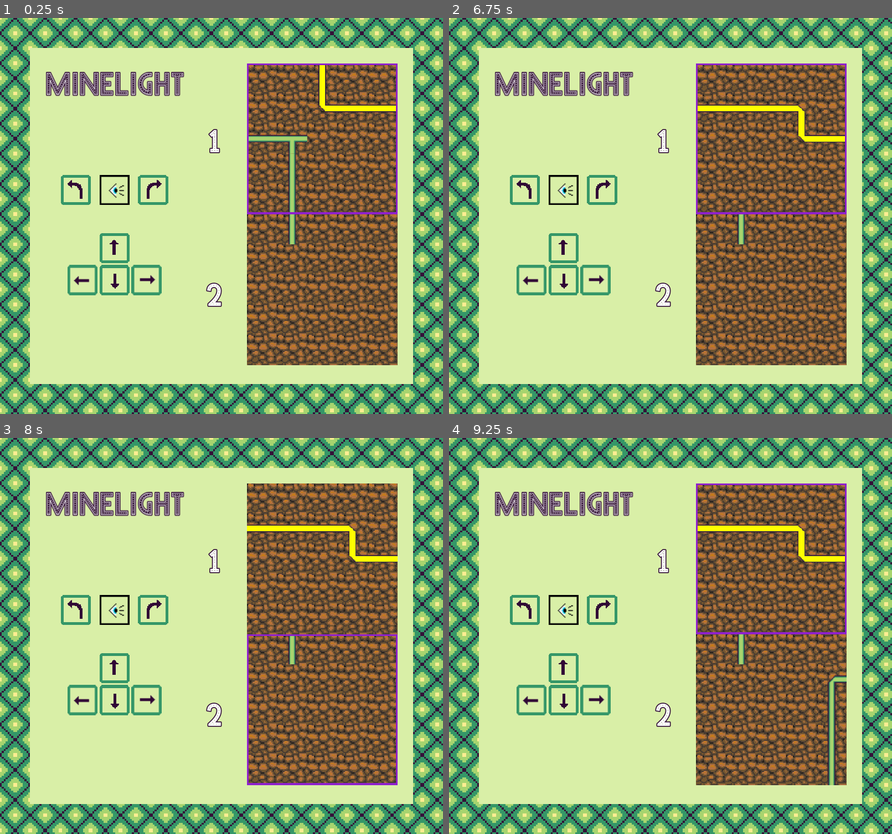
Above: before the commit, frames 1-4 (two rows, left to right).
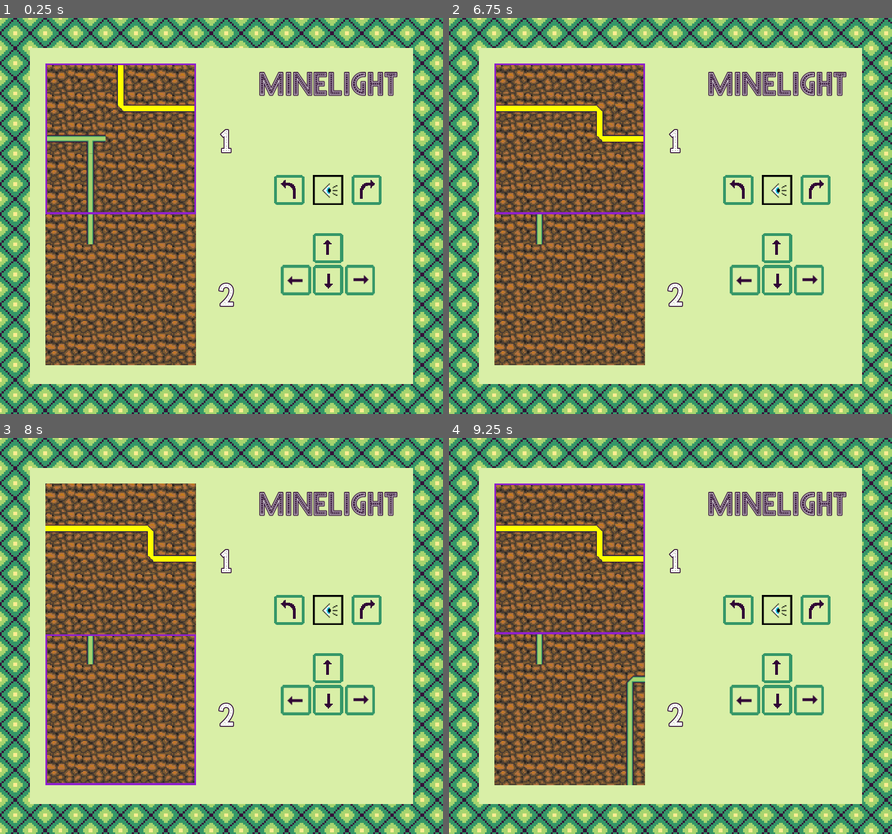
Above: after the commit, the same moments.

Repository: jojva/ld48
Game: Godot game, scene res://Main.tscn
The game is run twice, just before and just after one commit, with the same random seed, the same clock (stepped at 60 frames per second) and the same inputs.
Inputs (mouse positions are in pixels of both pictures, inside the frame that each line leads up to; where the layout moved, square brackets give the same spot in the first picture):
- Up to frame 1 (0.25 s): no input
- Up to frame 2 (6.75 s): click (736, 188) [524, 188] at 0.5 s; click (816, 188) [604, 188] at 1.25 s; click (776, 247) [564, 247] at 2 s; click (776, 247) [564, 247] at 2.75 s; click (776, 279) [564, 279] at 3.5 s; click (776, 279) [564, 279] at 4.25 s; click (745, 279) [533, 279] at 5 s; click (807, 279) [595, 279] at 5.75 s; tap Enter at 6.5 s; move the mouse to (767, 196) at 6.52 s; hold Right (ui_right) from 6.53 s (still down); click (767, 196) at 6.67 s
- Up to frame 3 (8 s): tap Space at 7.25 s; move the mouse to (132, 655) at 7.27 s; release Right (ui_right) at 7.28 s; hold Down (ui_down) from 7.28 s (still down); click (132, 655) at 7.42 s
- Up to frame 4 (9.25 s): tap Enter at 8 s; move the mouse to (714, 548) at 8.02 s; release Down (ui_down) at 8.03 s; hold Right (ui_right) 8.03-8.78 s; click (714, 548) at 8.17 s; tap Space at 8.75 s; move the mouse to (648, 715) at 8.77 s; hold Up (ui_up) from 8.78 s (still down); click (648, 715) at 8.92 s

The runs differ from the first frame. In frame 1, 52% of the frame differs, in the area x 10-90%, y 11-88%; in frame 2, 52%; in frame 3, 52%; in frame 4, 52%.

Commit message:
get rid of viewport container to fix button behavior

Diff:
--- a/Main.gd
+++ b/Main.gd
@@ -2,11 +2,11 @@
 
 
 onready var game = $HUD/MarginContainer/ColorRect/MarginContainer/HBoxContainer
-onready var viewport_container = game.get_node("ViewportContainer")
+onready var viewport_container = game.get_node("Container/Node2D")
 onready var viewport = viewport_container.get_node("Viewport")
-onready var tower = viewport.get_node("Tower")
+onready var tower = viewport_container.get_node("Tower")
 onready var level_labels = game.get_node("LevelLabels")
-onready var highlighted_level = viewport.get_node("HighlightedLevel")
+onready var highlighted_level = viewport_container.get_node("HighlightedLevel")
 onready var eye = game.get_node("VBoxContainer/CenterContainer3/VBoxContainer/CenterContainer/HBoxContainer/Eye")
 
 var current_face = 0
@@ -14,10 +14,10 @@
 
 
 func _ready():
-	viewport_container.margin_left = 96
-	viewport_container.margin_top = 96
-	viewport.size = Vector2(320, 640)
-	tower.scale = Vector2(2, 2)
+	#viewport_container.margin_left = 96
+	#viewport_container.margin_top = 96
+	#viewport.size = Vector2(320, 640)
+	#tower.scale = Vector2(2, 2)
 	update_level_labels()
 
 
@@ -39,7 +39,7 @@
 		level_window += direction
 		tower.position.y = - level_window * Constants.ROWS * Constants.CELL_SIZE * tower.scale.y
 		update_level_labels()
-	highlighted_level.rect_position.y = viewport_container.margin_top + (tower.current_level - level_window) * Constants.ROWS * Constants.CELL_SIZE * tower.scale.y + 2
+	highlighted_level.rect_position.y = (tower.current_level - level_window) * Constants.ROWS * Constants.CELL_SIZE * tower.scale.y + 2
 
 
 func look_left_right(direction):
@@ -54,12 +54,11 @@
 
 
 func _on_TurnLeft_pressed():
-	pass # Replace with function body.
+	look_left_right(-1)
 
 
 func _on_TurnRight_pressed():
-	print('yo')
-	pass # Replace with function body.
+	look_left_right(1)
 
 
 func _on_GoUp_pressed():
--- a/Main.tscn
+++ b/Main.tscn
@@ -28,6 +28,12 @@
 0/shapes = [  ]
 0/z_index = 0
 
+[sub_resource type="DynamicFont" id=3]
+size = 64
+outline_size = 2
+outline_color = Color( 0.203922, 0.0666667, 0.223529, 1 )
+font_data = ExtResource( 4 )
+
 [sub_resource type="DynamicFont" id=2]
 size = 64
 outline_size = 2
@@ -35,12 +41,6 @@
 use_filter = true
 font_data = ExtResource( 4 )
 
-[sub_resource type="DynamicFont" id=4]
-size = 64
-outline_size = 2
-outline_color = Color( 0.203922, 0.0666667, 0.223529, 1 )
-font_data = ExtResource( 4 )
-
 [node name="Main" type="Node2D"]
 script = ExtResource( 2 )
 
@@ -87,9 +87,74 @@
 "_edit_use_anchors_": false
 }
 
+[node name="Container" type="MarginContainer" parent="HUD/MarginContainer/ColorRect/MarginContainer/HBoxContainer"]
+margin_right = 320.0
+margin_bottom = 640.0
+rect_min_size = Vector2( 320, 640 )
+rect_clip_content = true
+mouse_filter = 2
+size_flags_horizontal = 0
+size_flags_vertical = 0
+
+[node name="Node2D" type="Node2D" parent="HUD/MarginContainer/ColorRect/MarginContainer/HBoxContainer/Container"]
+
+[node name="Tower" parent="HUD/MarginContainer/ColorRect/MarginContainer/HBoxContainer/Container/Node2D" instance=ExtResource( 1 )]
+scale = Vector2( 2, 2 )
+
+[node name="HighlightedLevel" type="ReferenceRect" parent="HUD/MarginContainer/ColorRect/MarginContainer/HBoxContainer/Container/Node2D"]
+margin_left = 2.0
+margin_top = 2.0
+margin_right = 318.0
+margin_bottom = 318.0
+border_color = Color( 0.560784, 0.12549, 0.803922, 1 )
+border_width = 4.0
+editor_only = false
+__meta__ = {
+"_edit_use_anchors_": false
+}
+
+[node name="LevelLabels" type="VBoxContainer" parent="HUD/MarginContainer/ColorRect/MarginContainer/HBoxContainer"]
+margin_left = 324.0
+margin_right = 447.0
+margin_bottom = 648.0
+size_flags_horizontal = 3
+size_flags_vertical = 3
+__meta__ = {
+"_edit_use_anchors_": false
+}
+
+[node name="TopLevel" type="Label" parent="HUD/MarginContainer/ColorRect/MarginContainer/HBoxContainer/LevelLabels"]
+margin_right = 123.0
+margin_bottom = 322.0
+size_flags_horizontal = 3
+size_flags_vertical = 3
+custom_fonts/font = SubResource( 3 )
+text = "1"
+align = 1
+valign = 1
+__meta__ = {
+"_edit_use_anchors_": true
+}
+
+[node name="BottomLevel" type="Label" parent="HUD/MarginContainer/ColorRect/MarginContainer/HBoxContainer/LevelLabels"]
+margin_top = 326.0
+margin_right = 123.0
+margin_bottom = 648.0
+size_flags_horizontal = 3
+size_flags_vertical = 3
+custom_fonts/font = SubResource( 3 )
+text = "1"
+align = 1
+valign = 1
+__meta__ = {
+"_edit_use_anchors_": true
+}
+
 [node name="VBoxContainer" type="VBoxContainer" parent="HUD/MarginContainer/ColorRect/MarginContainer/HBoxContainer"]
-margin_right = 297.0
-margin_bottom = 648.0
+margin_left = 451.0
+margin_right = 748.0
+margin_bottom = 648.0
+mouse_filter = 0
 
 [node name="Title" type="Label" parent="HUD/MarginContainer/ColorRect/MarginContainer/HBoxContainer/VBoxContainer"]
 margin_right = 297.0
@@ -213,72 +278,6 @@
 texture_normal = ExtResource( 10 )
 expand = true
 
-[node name="LevelLabels" type="VBoxContainer" parent="HUD/MarginContainer/ColorRect/MarginContainer/HBoxContainer"]
-margin_left = 301.0
-margin_right = 522.0
-margin_bottom = 648.0
-size_flags_horizontal = 3
-size_flags_vertical = 3
-__meta__ = {
-"_edit_use_anchors_": false
-}
-
-[node name="TopLevel" type="Label" parent="HUD/MarginContainer/ColorRect/MarginContainer/HBoxContainer/LevelLabels"]
-margin_right = 221.0
-margin_bottom = 322.0
-size_flags_horizontal = 3
-size_flags_vertical = 3
-custom_fonts/font = SubResource( 4 )
-text = "1"
-align = 1
-valign = 1
-__meta__ = {
-"_edit_use_anchors_": true
-}
-
-[node name="BottomLevel" type="Label" parent="HUD/MarginContainer/ColorRect/MarginContainer/HBoxContainer/LevelLabels"]
-margin_top = 326.0
-margin_right = 221.0
-margin_bottom = 648.0
-size_flags_horizontal = 3
-size_flags_vertical = 3
-custom_fonts/font = SubResource( 4 )
-text = "1"
-align = 1
-valign = 1
-__meta__ = {
-"_edit_use_anchors_": true
-}
-
-[node name="ViewportContainer" type="ViewportContainer" parent="HUD/MarginContainer/ColorRect/MarginContainer/HBoxContainer"]
-margin_left = 526.0
-margin_right = 748.0
-margin_bottom = 648.0
-size_flags_horizontal = 3
-size_flags_vertical = 3
-__meta__ = {
-"_edit_use_anchors_": false
-}
-
-[node name="Viewport" type="Viewport" parent="HUD/MarginContainer/ColorRect/MarginContainer/HBoxContainer/ViewportContainer"]
-handle_input_locally = false
-render_target_update_mode = 3
-
-[node name="Tower" parent="HUD/MarginContainer/ColorRect/MarginContainer/HBoxContainer/ViewportContainer/Viewport" instance=ExtResource( 1 )]
-scale = Vector2( 1, 1 )
-
-[node name="HighlightedLevel" type="ReferenceRect" parent="HUD/MarginContainer/ColorRect/MarginContainer/HBoxContainer/ViewportContainer/Viewport"]
-margin_left = 2.0
-margin_top = 2.0
-margin_right = 318.0
-margin_bottom = 318.0
-border_color = Color( 0.560784, 0.12549, 0.803922, 1 )
-border_width = 4.0
-editor_only = false
-__meta__ = {
-"_edit_use_anchors_": false
-}
-
 [connection signal="pressed" from="HUD/MarginContainer/ColorRect/MarginContainer/HBoxContainer/VBoxContainer/CenterContainer3/VBoxContainer/CenterContainer/HBoxContainer/TurnLeft" to="." method="_on_TurnLeft_pressed"]
 [connection signal="pressed" from="HUD/MarginContainer/ColorRect/MarginContainer/HBoxContainer/VBoxContainer/CenterContainer3/VBoxContainer/CenterContainer/HBoxContainer/TurnRight" to="." method="_on_TurnRight_pressed"]
 [connection signal="pressed" from="HUD/MarginContainer/ColorRect/MarginContainer/HBoxContainer/VBoxContainer/CenterContainer3/VBoxContainer/CenterContainer2/VBoxContainer/CenterContainer/GoUp" to="." method="_on_GoUp_pressed"]
Not shown: 2 places in Main.tscn that only renumber resources
